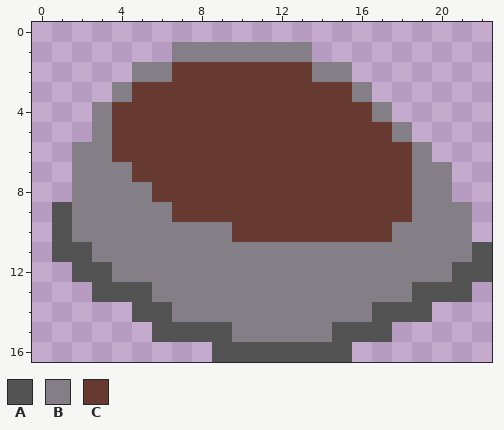
Two versions of one pixel-art sprite, Assets/Sprites/EmptyFoodBowl.png. The picture above is the old version.
The file is 23x17 pixels.
Palette (. is transparent): A #535353  B #847e87  C #663931
Pixels before, first column x 1:
 1 ......BBBBBBB.........
 2 ....BBCCCCCCCBB.......
 3 ...BCCCCCCCCCCCB......
 4 ..BCCCCCCCCCCCCCB.....
 5 ..BCCCCCCCCCCCCCCB....
 6 .BBCCCCCCCCCCCCCCCB...
 7 .BBBCCCCCCCCCCCCCCBB..
 8 .BBBBCCCCCCCCCCCCCBB..
 9 ABBBBBCCCCCCCCCCCCBBB.
10 ABBBBBBBBCCCCCCCCBBBB.
11 AABBBBBBBBBBBBBBBBBBBA
12 .AABBBBBBBBBBBBBBBBBAA
13 ..AAABBBBBBBBBBBBBAAA.
14 ....AABBBBBBBBBBAAA...
15 .....AAAABBBBBAAA.....
16 ........AAAAAAA.......
And afterwards:
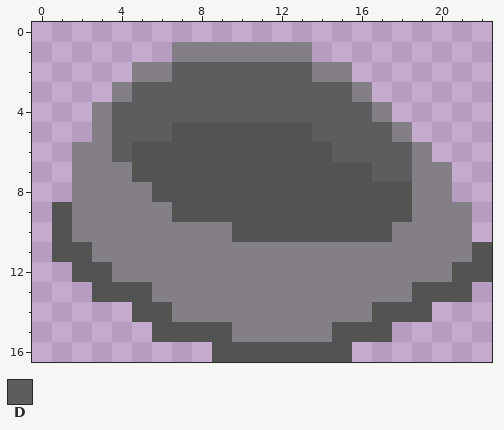
Colours new in this view: D #5d5c5e
The author wrote: Disabled jumping in final level and fixed sprite.
Changes in this commit:
{"y":2,"x":7,"old":"CCCCCCC","new":"DDDDDDD"}
{"y":3,"x":5,"old":"CCCCCCCCCCC","new":"DDDDDDDDDDD"}
{"y":4,"x":4,"old":"CCCCCCCCCCCCC","new":"DDDDDDDDDDDDD"}
{"y":5,"x":4,"old":"CCCCCCCCCCCCCC","new":"DDDAAAAAAADDDD"}
{"y":6,"x":4,"old":"CCCCCCCCCCCCCCC","new":"DAAAAAAAAAADDDD"}
{"y":7,"x":5,"old":"CCCCCCCCCCCCCC","new":"AAAAAAAAAAAADD"}
{"y":8,"x":6,"old":"CCCCCCCCCCCCC","new":"AAAAAAAAAAAAA"}
{"y":9,"x":7,"old":"CCCCCCCCCCCC","new":"AAAAAAAAAAAA"}
{"y":10,"x":10,"old":"CCCCCCCC","new":"AAAAAAAA"}
